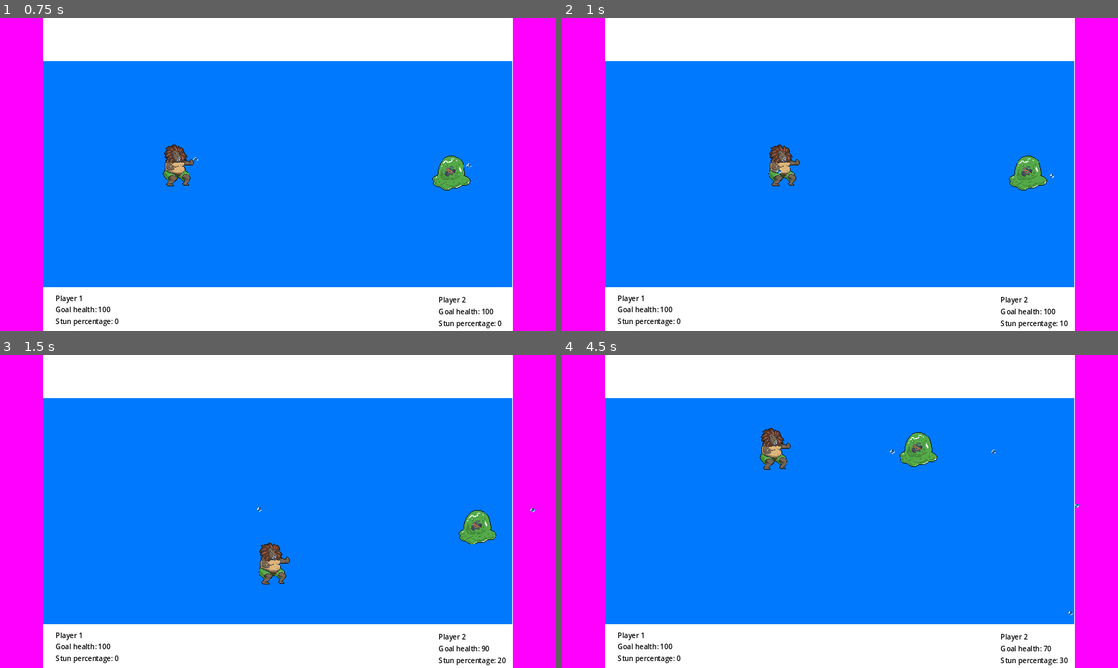
Above: before the commit, frames 1-4 (two rows, left to right).
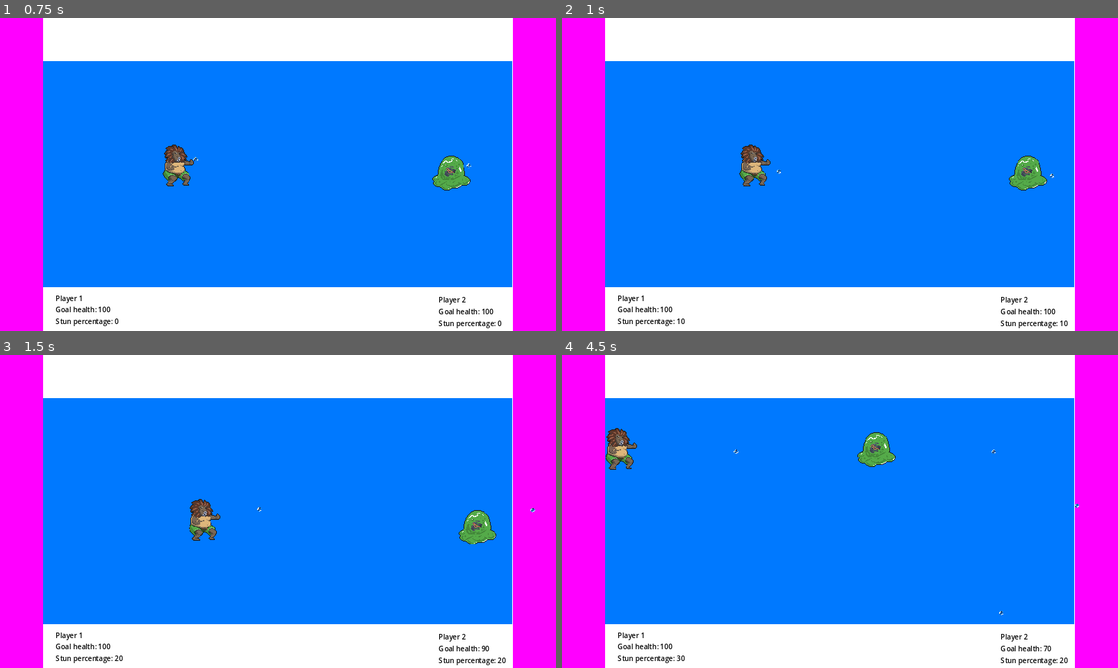
Above: after the commit, the same moments.

Repository: jaysc/bubel
Game: Godot game, scene res://scenes/main.tscn
The game is run twice, just before and just after one commit, with the same random seed, the same clock (stepped at 60 frames per second) and the same inputs.
Inputs:
- Up to frame 1 (0.75 s): tap Enter at 0.5 s; hold Right (ui_right) from 0.53 s (still down); tap X (Attack) at 0.6 s
- Up to frame 2 (1 s): keep holding Right (ui_right)
- Up to frame 3 (1.5 s): release Right (ui_right) at 1.28 s; hold Down (ui_down) from 1.28 s (still down); tap Z (Dash) at 1.35 s
- Up to frame 4 (4.5 s): release Down (ui_down) at 2.03 s; hold Right (ui_right) 2.03-2.78 s; tap X (Attack) at 2.1, 3.6 s; hold Up (ui_up) 2.78-3.53 s; tap Z (Dash) at 2.85, 4.35 s; hold Left (ui_left) from 3.53 s (still down)

Frame 1 is identical in both runs. In frame 2, 1.0% of the frame differs, in the area x 20-43%, y 40-98%; in frame 3, 1.0%; in frame 4, 2.0%, in the area x 7-92%, y 23-99%.

Commit message:
add player 1 stun

Diff:
--- a/entities/characters/charChoonk.tscn
+++ b/entities/characters/charChoonk.tscn
@@ -24,3 +24,6 @@
 [node name="CollisionShape2D2" type="CollisionShape2D" parent="Area2D"]
 position = Vector2(1, 11)
 shape = ExtResource("3_kqxgs")
+
+[connection signal="area_entered" from="Area2D" to="." method="_on_area_2d_area_entered"]
+[connection signal="area_entered" from="Area2D" to="Area2D" method="_on_area_entered"]
--- a/scripts/bubble.gd
+++ b/scripts/bubble.gd
@@ -55,7 +55,7 @@
 		position += (delta * Speed * sinedDirection)
 	pass
 
-	if position.x > KILL_MAX_X || position.x < -KILL_MAX_Y || position.y > KILL_MAX_Y || position.y < -KILL_MAX_Y:
+	if position.x > KILL_MAX_X || position.x < -KILL_MAX_X || position.y > KILL_MAX_Y || position.y < -KILL_MAX_Y:
 		queue_free()
 
 
--- a/scripts/game_manager.gd
+++ b/scripts/game_manager.gd
@@ -12,9 +12,6 @@
 
 	$"MarginContainer/VBoxContainer/HBoxContainer3/Player 1 Stun".text = str(Player_1_Stun_Percentage)
 	$"MarginContainer2/VBoxContainer2/HBoxContainer/Player 2 Stun".text = str(Player_2_Stun_Percentage)
-
-	$player
-
 
 func _on_player_1_goal_damage_taken(health: float) -> void:
 	Player_1_Goal_Health = health
